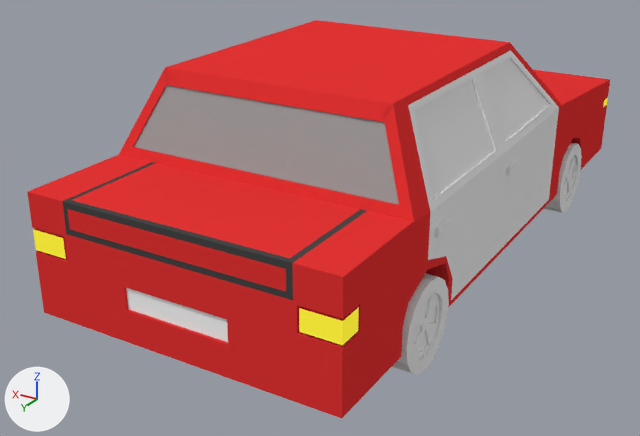
Renders of the Blender file production/assets/models/car/car_rig.blend from each side of a commit.
Rendered twice from a camera (50 mm lens) standing at (-4.45, 8.58, 4.57) and looking at (0.46, 0.4, 0.48). Arrows for +X, +Y and +Z are at lower left; the lights stay in place.

In view in the first picture: 'car', 'door_BR', 'door_FR', 'trunk', 'wheel_BR', 'wheel_FR'.
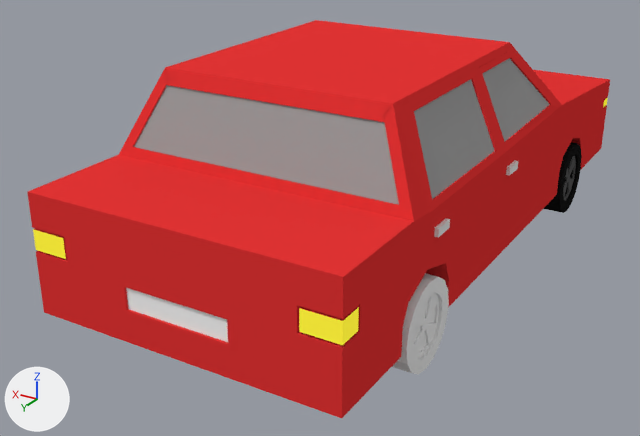
Commit message: even more car materials

Where the change shows, as pixel boxes (x1, y1, x2, y2) in the pictures (640 x 436 px):
part 1 of me_cube_010, recoloured
    both: (414, 79, 495, 199)
part 2 of me_cube_010, recoloured (grey to red)
    both: (446, 151, 503, 300)
part 3 of me_cube_010, recoloured (grey to red)
    both: (428, 188, 451, 260)
part 4 of me_cube_010, recoloured (grey to red)
    both: (408, 96, 432, 212)
part 5 of me_cube_010, recoloured (grey to red)
    both: (471, 70, 503, 155)
part 6 of me_cube_010, recoloured (grey to red)
    both: (426, 71, 473, 104)
part 7 of me_cube_009, recoloured (black to red)
    both: (62, 162, 367, 300)
part 8 of me_cube_005, recoloured (grey to red)
    both: (475, 50, 559, 256)
part 9 of me_cube_005, recoloured
    both: (483, 58, 550, 141)
part 10 of me_cylinder_009, recoloured (grey to black)
    both: (563, 156, 576, 200)
part 11 of me_cylinder_009, recoloured (grey to black)
    both: (543, 143, 582, 213)

The change, as a diff of the scene's bpy script:
```diff
--- a/production/assets/models/car/car_rig.blend.py
+++ b/production/assets/models/car/car_rig.blend.py
@@ mat_car_wheel @@
+mat_car_wheel = diffuse_material('car_wheel')
+mat_car_wheel.base_color = (0.0103, 0.0103, 0.0103)  # black #1a1a1a
@@ mat_car_wheel_hub @@
+mat_car_wheel_hub = diffuse_material('car_wheel_hub')
+mat_car_wheel_hub.base_color = (0.0999, 0.0999, 0.0999)  # dark grey #595959
@@ me_cube_010 @@
 me_cube_010.from_pydata(...)  # 118 vertices, 116 faces; spans x -1.67..-1.22, y 0.06..1.84, z -0.35..1.63
 # used by ob_door_br; location = (0.0, 0.2, 0.8)
+# me_cube_010 part 1: all 2 faces centred in x -1.43, y 0.75..1.48, z 1.21 switch from no material to mat_car_windows (grey #a0a0a0)
+# me_cube_010 part 2: 51 of the faces centred in x -1.63..-1.51, y 0.07..1.04, z -0.35..0.86 switch from no material to mat_car_body (red #e73535)
+# me_cube_010 part 3: 28 of the faces centred in x -1.63..-1.55, y 1.22..1.84, z -0.23..0.86 switch from no material to mat_car_body (red #e73535)
+# me_cube_010 part 4: 13 of the faces centred in x -1.45..-1.24, y 1.39..1.71, z 1.2..1.63 switch from no material to mat_car_body (red #e73535)
+# me_cube_010 part 5: 10 of the faces centred in x -1.45..-1.24, y 0.07..0.18, z 1.2..1.62 switch from no material to mat_car_body (red #e73535)
+# me_cube_010 part 6: 7 of the faces centred in x -1.42..-1.24, y 0.68..0.75, z 1.2..1.63 switch from no material to mat_car_body (red #e73535)
+me_cube_010.materials.append(mat_car_handles)  # white #e7e7e7
@@ me_cube_009 @@
 me_cube_009.from_pydata(...)  # 70 vertices, 68 faces; spans x -1.2..1.2, y 2.17..3.35, z 0.52..0.84
 # used by ob_trunk; location = (0.0, 0.2, 0.8)
+# me_cube_009 part 7: all 18 faces that had it switch from mat_car_trunk_outline (dark grey #474747) to mat_car_body (red #e73535)
@@ me_cube_005 @@
 me_cube_005.from_pydata(...)  # 89 vertices, 87 faces; spans x -1.67..-1.23, y -1.81..0.06, z -0.35..1.63
 # used by ob_door_fr; location = (0.0, 0.2, 0.8)
+# me_cube_005 part 8: 81 of the faces centred in x -1.63..-1.24, y -1.81..0.05, z -0.35..1.62 switch from no material to mat_car_body (red #e73535)
+# me_cube_005 part 9: the 1 face centred in x -1.43, y -0.66, z 1.22 switches from no material to mat_car_windows (grey #a0a0a0)
+me_cube_005.materials.append(mat_car_windows)  # grey #a0a0a0
+me_cube_005.materials.append(mat_car_handles)  # white #e7e7e7
@@ me_cylinder_009 @@
 me_cylinder_009.from_pydata(...)  # 136 vertices, 122 faces; spans x -0.16..0.161, y -0.46..0.459, z -0.46..0.459
 # used by ob_wheel_fr; location = (-1.504, -2.435, 0.468)
+# me_cylinder_009 part 10: all 49 faces centred in x -0.129..-0.119, y -0.28..0.278, z -0.279..0.279 switch from no material to mat_car_wheel_hub (dark grey #595959)
+# me_cylinder_009 part 11: 73 of the faces centred in x -0.16..0.161, y -0.443..0.441, z -0.442..0.442 switch from no material to mat_car_wheel (black #1a1a1a)
```
